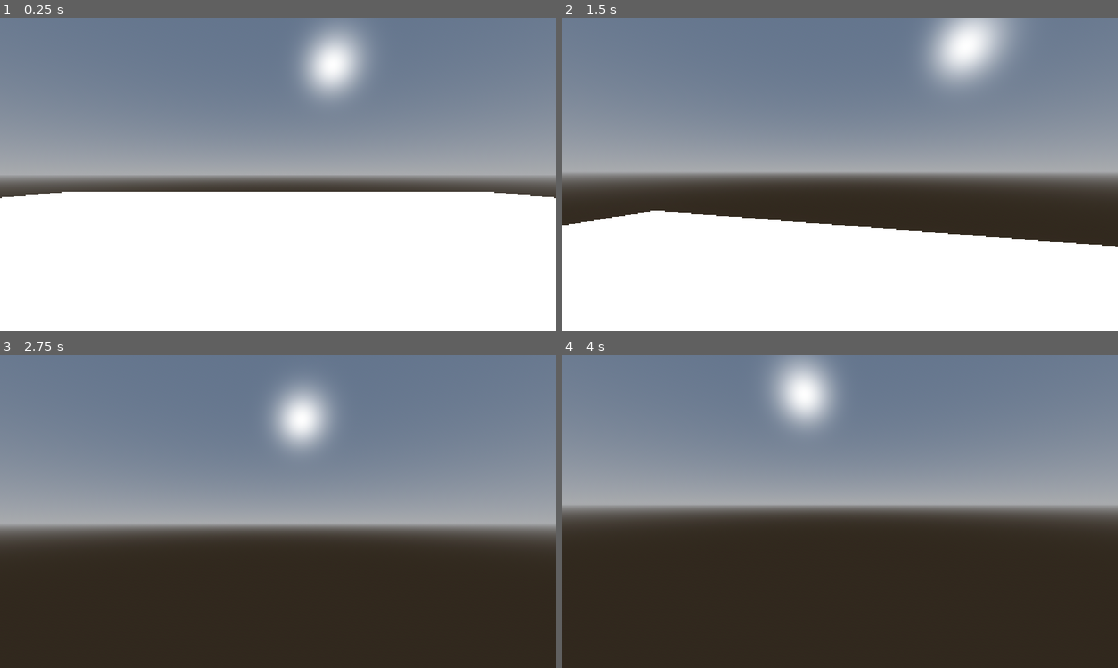
Above: before the commit, frames 1-4 (two rows, left to right).
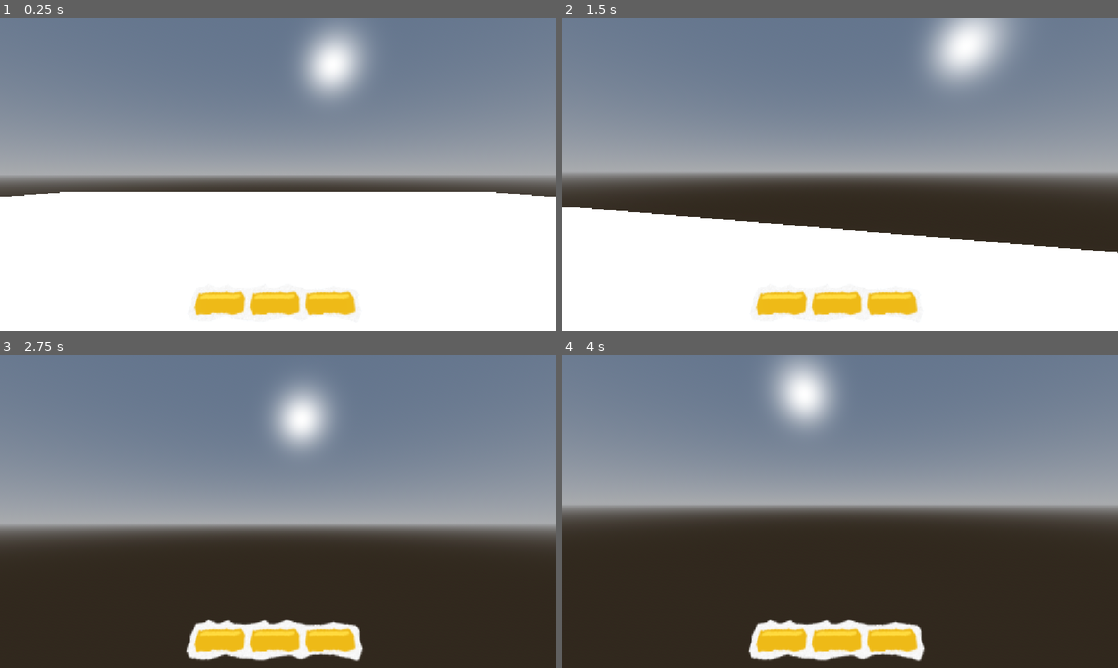
Above: after the commit, the same moments.

Repository: Regonold520/terra-game
Game: Godot game, scene res://main.tscn
Two runs of this game, one before a commit and one after it. Both use one fixed random seed, a clock stepped at 60 frames per second and the inputs below.
Inputs (mouse positions are in pixels of both pictures, inside the frame that each line leads up to):
- Up to frame 1 (0.25 s): no input
- Up to frame 2 (1.5 s): tap Enter (ui_accept) at 0.5 s; move the mouse to (867, 174) at 0.52 s; hold W (Up) from 0.53 s (still down); tap Space (Jump) at 0.6, 0.77, 1.07 s; move the mouse to (812, 174) at 1.27 s; tap Alt at 1.35 s
- Up to frame 3 (2.75 s): keep holding W (Up); tap Space (Jump) at 1.52, 1.55, 1.82, 2.3 s; move the mouse to (289, 505) at 2.02 s; tap Shift at 2.1 s
- Up to frame 4 (4 s): keep holding W (Up); move the mouse to (834, 517) at 2.77 s; tap Space (Jump) at 2.85, 3.02, 3.32, 3.77, 3.8 s; tap Enter (ui_accept) at 3.5 s; move the mouse to (878, 514) at 3.52 s; tap Alt at 3.6 s

The runs differ from the first frame. In frame 1, 2.0% of the frame differs, in the area x 0-100%, y 55-96%; in frame 2, 3.6%, in the area x 0-100%, y 60-96%; in frame 3, 3.5%; in frame 4, 3.5%.

Commit message:
Finished proper wall jumping functionality and mocked up a wall jump counter UI

Diff:
--- a/main.tscn
+++ b/main.tscn
@@ -1,6 +1,8 @@
 [gd_scene format=3 uid="uid://cd16g48up2se3"]
 
 [ext_resource type="Script" uid="uid://dp6hblaxnll0h" path="res://player.gd" id="1_ig7tw"]
+[ext_resource type="Texture2D" uid="uid://dg7jwq7gbhvy1" path="res://jumpBar.png" id="2_h2yge"]
+[ext_resource type="Texture2D" uid="uid://c6yf7ts40ij86" path="res://barFilled.png" id="3_1bvp3"]
 
 [sub_resource type="ProceduralSkyMaterial" id="ProceduralSkyMaterial_ig7tw"]
 sky_horizon_color = Color(0.66224277, 0.6717428, 0.6867428, 1)
@@ -30,10 +32,10 @@
 size = Vector3(50.708984, 1, 49.677734)
 
 [sub_resource type="BoxShape3D" id="BoxShape3D_0xm2m"]
-size = Vector3(1.2176514, 10.922668, 12.832031)
+size = Vector3(1.2176514, 23.781647, 53.562744)
 
 [sub_resource type="BoxMesh" id="BoxMesh_ig7tw"]
-size = Vector3(1.2176514, 10.922668, 12.832031)
+size = Vector3(1.2176514, 23.781647, 53.562744)
 
 [node name="Main" type="Node3D" unique_id=720287220]
 
@@ -52,8 +54,33 @@
 transform = Transform3D(1, 0, 0, 0, 1, 0, 0, 0, 1, 0, 0.30804694, 0)
 shape = SubResource("CapsuleShape3D_lfl3o")
 
-[node name="Camera3D" type="Camera3D" parent="Player" unique_id=592674095]
-transform = Transform3D(1, 0, 0, 0, 1, 0, 0, 0, 1, 0, 1.0891123, -0.14394099)
+[node name="CamPivot" type="Node3D" parent="Player" unique_id=901105487]
+transform = Transform3D(1, 0, 0, 0, 1, 0, 0, 0, 1, 0, 1.089, 0)
+
+[node name="Camera3D" type="Camera3D" parent="Player/CamPivot" unique_id=592674095]
+
+[node name="Sprite3D" type="Sprite3D" parent="Player/CamPivot/Camera3D" unique_id=188801559]
+transform = Transform3D(0.265, 0, 0, 0, 0.23288651, 0.12644707, 0, -0.12644707, 0.23288651, 0, -0.612, -0.972)
+no_depth_test = true
+texture = ExtResource("2_h2yge")
+
+[node name="2" type="Sprite3D" parent="Player/CamPivot/Camera3D/Sprite3D" unique_id=1535444560]
+transform = Transform3D(1, 0, 0, 0, 0.9999999, 0, 0, 0, 0.9999999, -0.055, 0, 0)
+sorting_offset = 1.645
+no_depth_test = true
+texture = ExtResource("3_1bvp3")
+
+[node name="3" type="Sprite3D" parent="Player/CamPivot/Camera3D/Sprite3D" unique_id=698791918]
+transform = Transform3D(1, 0, 0, 0, 0.9999998, 1.4901161e-08, 0, -1.4901161e-08, 0.9999998, 0.9356558, 0, 0)
+sorting_offset = 1.645
+no_depth_test = true
+texture = ExtResource("3_1bvp3")
+
+[node name="1" type="Sprite3D" parent="Player/CamPivot/Camera3D/Sprite3D" unique_id=205297073]
+transform = Transform3D(1, 0, 0, 0, 0.9999996, 4.4703484e-08, 0, -4.4703484e-08, 0.9999996, -1.045, 0, 0)
+sorting_offset = 1.645
+no_depth_test = true
+texture = ExtResource("3_1bvp3")
 
 [node name="StaticBody3D" type="StaticBody3D" parent="." unique_id=950018757]
 transform = Transform3D(1, 0, 0, 0, 1, 0, 0, 0, 1, 0, -0.61359143, 0)
@@ -64,22 +91,26 @@
 [node name="MeshInstance3D" type="MeshInstance3D" parent="StaticBody3D" unique_id=1826447694]
 mesh = SubResource("BoxMesh_sclpf")
 
-[node name="StaticBody3D2" type="StaticBody3D" parent="." unique_id=765864484]
-transform = Transform3D(1, 0, 0, 0, 1, 0, 0, 0, 1, 19.390728, 4.9105062, 11.964148)
-
-[node name="CollisionShape3D" type="CollisionShape3D" parent="StaticBody3D2" unique_id=858854126]
-shape = SubResource("BoxShape3D_0xm2m")
-
-[node name="MeshInstance3D" type="MeshInstance3D" parent="StaticBody3D2" unique_id=173226848]
-mesh = SubResource("BoxMesh_ig7tw")
-
 [node name="StaticBody3D3" type="StaticBody3D" parent="." unique_id=509880537]
 transform = Transform3D(1, 0, 0, 0, 1, 0, 0, 0, 1, 9.778778, 4.9105062, 11.964148)
 
 [node name="CollisionShape3D" type="CollisionShape3D" parent="StaticBody3D3" unique_id=836710000]
+transform = Transform3D(1, 0, 0, 0, 1, 0, 0, 0, 1, 0, -6.429489, 20.365358)
 shape = SubResource("BoxShape3D_0xm2m")
 
 [node name="MeshInstance3D" type="MeshInstance3D" parent="StaticBody3D3" unique_id=1841621074]
+transform = Transform3D(1, 0, 0, 0, 1, 0, 0, 0, 1, 0, -6.4204597, 20.34455)
+mesh = SubResource("BoxMesh_ig7tw")
+
+[node name="StaticBody3D4" type="StaticBody3D" parent="." unique_id=476118879]
+transform = Transform3D(1, 0, 0, 0, 1, 0, 0, 0, 1, 22.576206, 4.9105062, 11.964148)
+
+[node name="CollisionShape3D" type="CollisionShape3D" parent="StaticBody3D4" unique_id=64736901]
+transform = Transform3D(1, 0, 0, 0, 1, 0, 0, 0, 1, 0, -6.429489, 20.365358)
+shape = SubResource("BoxShape3D_0xm2m")
+
+[node name="MeshInstance3D" type="MeshInstance3D" parent="StaticBody3D4" unique_id=965898900]
+transform = Transform3D(1, 0, 0, 0, 1, 0, 0, 0, 1, 0, -6.4204597, 20.34455)
 mesh = SubResource("BoxMesh_ig7tw")
 
 [node name="DirectionalLight3D" type="DirectionalLight3D" parent="." unique_id=141399598]
--- a/player.gd
+++ b/player.gd
@@ -7,15 +7,42 @@
 
 @onready var cam = get_viewport().get_camera_3d()
 
-var speed = 500
-var jumpVec = 7
-var wallJumpVec = 8
+var speed = 17
+var jumpVec = 10
+var wallJumpVec = 14
 
-var wallSlideAccel = 2
-var maxWallSpeed = 8
+var wallSlideAccel = 10
+var maxWallSpeed = 3
+
+@onready var uiRot = create_tween()
+
+var wallJumps = 3:
+	set(value):
+		wallJumps = value
+		var newRot = randf_range(-10, 10)
+		uiRot.kill()
+		uiRot = create_tween()
+
+		$CamPivot/Camera3D/Sprite3D.rotation_degrees.z = newRot
+		uiRot.tween_property($CamPivot/Camera3D/Sprite3D, "rotation_degrees:z", 0, 1).set_trans(Tween.TRANS_CIRC).set_ease(Tween.EASE_OUT)
+
+		for i in $CamPivot/Camera3D/Sprite3D.get_children():
+			i.texture = load("res://barEmpty.png")
+
+		for i in value:
+			$CamPivot/Camera3D/Sprite3D.find_child(str(i+1)).texture = load("res://barFilled.png")
+
+
+
+var maxWallJumps = 3
+
+var wallCamAngle = 0.0
+var targetWallCamAngle = 0.0
+var maxLean = 10
 
 var wallJump = true
 var startSlide = false
+
 
 func _ready() -> void:
 	Input.set_mouse_mode(Input.MOUSE_MODE_CAPTURED)
@@ -36,6 +63,8 @@
 	self.rotate_y(twistInput)
 	cam.rotate_x(pitchInput)
 
+	cam.rotation_degrees.z = wallCamAngle
+
 	twistInput = 0
 	pitchInput = 0
 
@@ -46,32 +75,43 @@
 
 
 		if is_on_wall():
-			if startSlide == false and wallJump == false:
+			if get_wall_normal().dot(global_transform.basis.x) > 0:
+				targetWallCamAngle = -maxLean
+			else:
+				targetWallCamAngle = maxLean
+
+
+			if startSlide == false and wallJumps <= 0:
 				startSlide = true
-			if wallJump:
-				velocity.y = clamp(velocity.y - wallSlideAccel * delta, -maxWallSpeed, 0)
+			velocity.y = clamp(velocity.y - wallSlideAccel * delta, -maxWallSpeed, 0)
 		else:
 			velocity += get_gravity() * delta
 
 	if is_on_floor():
 		startSlide = false
-		if wallJump == false:
-			wallJump = true
+		if wallJumps < maxWallJumps:
+			wallJumps = maxWallJumps
 		if Input.is_action_just_pressed("Jump"):
 			velocity.y = jumpVec
 
 	var inputDir := Input.get_vector("Left", "Right", "Up", "Down")
 	var dir = (transform.basis * Vector3(inputDir.x, 0, inputDir.y)).normalized()
 
-	velocity.x = move_toward(velocity.x, dir.x * 10, 50 * delta)
-	velocity.z = move_toward(velocity.z, dir.z * 10, 50 * delta)
+	velocity.x = move_toward(velocity.x, dir.x * speed, 100 * delta)
+	velocity.z = move_toward(velocity.z, dir.z * speed, 100 * delta)
+
+	wallCamAngle = lerp(wallCamAngle, float(targetWallCamAngle), delta*5)
 
 	if is_on_wall():
-		if Input.is_action_just_pressed("Jump") and wallJump:
+
+		if Input.is_action_just_pressed("Jump") and wallJumps > 0:
+			wallJumps -= 1
 			startSlide = false
 			velocity.y = wallJumpVec
 
 			velocity.x = get_wall_normal().x * 15
 			velocity.z = get_wall_normal().z * 15
+	else:
+		targetWallCamAngle = 0
 
 	move_and_slide()
--- a/project.godot
+++ b/project.godot
@@ -55,6 +55,7 @@
 [physics]
 
 3d/physics_engine="Jolt Physics"
+3d/default_gravity=20.328000000000003
 
 [rendering]
 
Binary file added: barEmpty.png
Not shown, added: barEmpty.png.import
Binary file added: barFilled.png
Not shown, added: barFilled.png.import
Binary file added: jumpBar.png
Not shown, added: jumpBar.png.import
